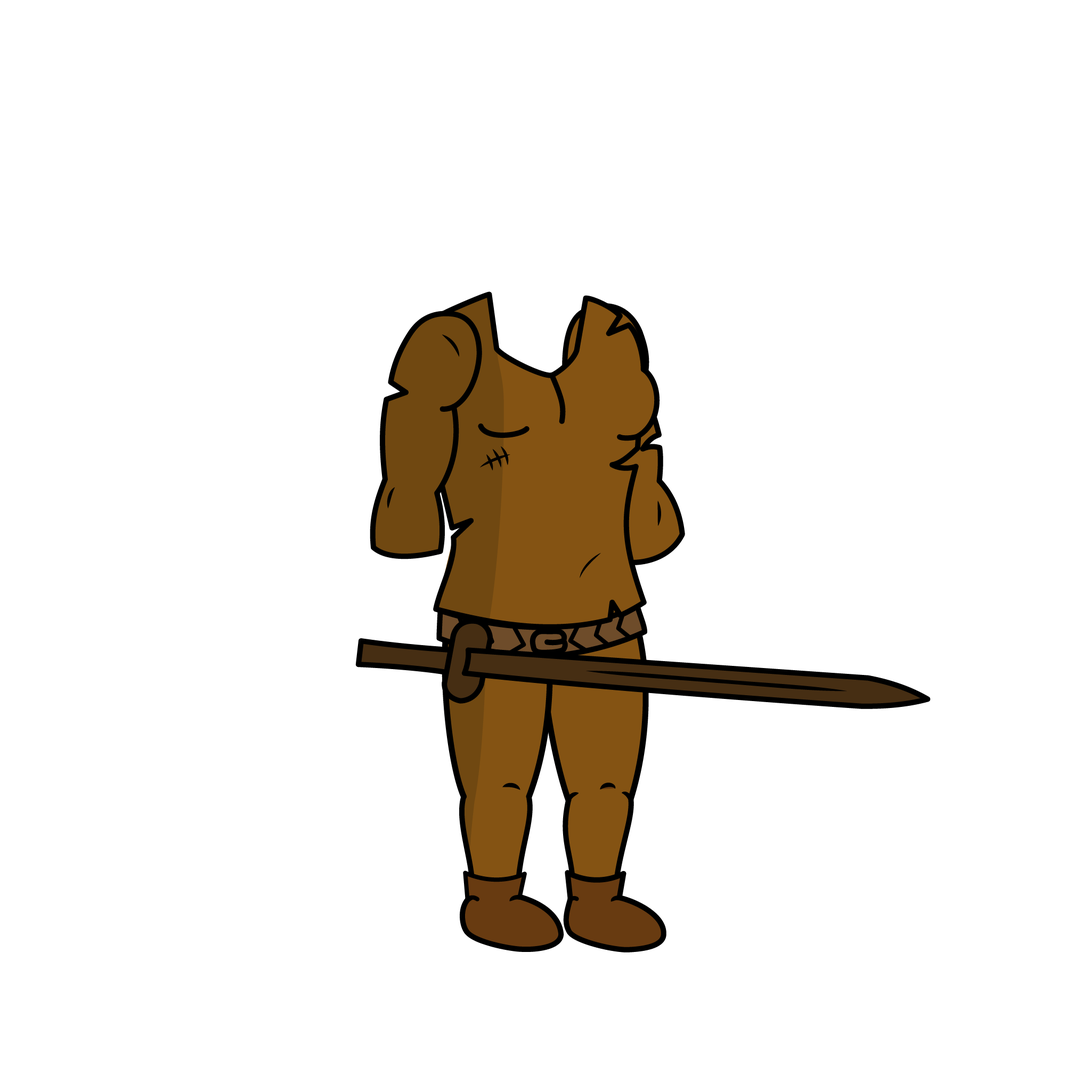
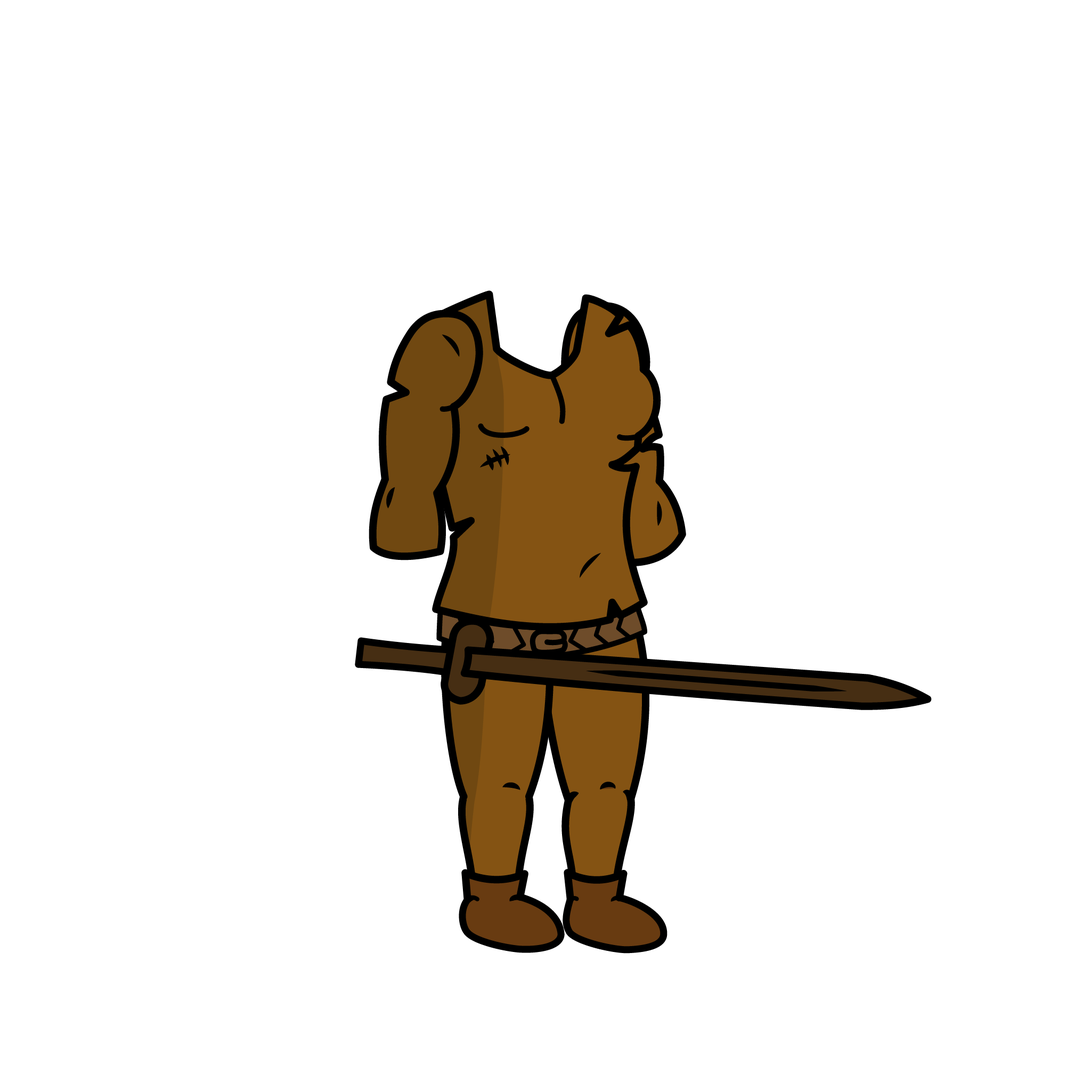
Layer changes from the first 1091 x 1091 image to the second:
painted on "C1 Shoulder_L" over (x1=378, y1=309, x2=484, y2=498)
painted on "C1 Arm_L" over (x1=368, y1=462, x2=447, y2=561)
painted on "Weapon" over (x1=354, y1=617, x2=933, y2=711)
painted on "Chest" over (x1=415, y1=290, x2=662, y2=632)
painted on "P Thigh_L" over (x1=441, y1=571, x2=555, y2=802)
painted on "P Calf_L" over (x1=458, y1=778, x2=535, y2=904)
painted on "P Foot_L" over (x1=458, y1=887, x2=565, y2=954)
painted on "P Thigh_R" over (x1=538, y1=571, x2=650, y2=805)
painted on "P Calf_R" over (x1=561, y1=778, x2=636, y2=904)
painted on "P Foot_R" over (x1=562, y1=886, x2=668, y2=954)
painted on "C1 Shoulder_R" over (x1=561, y1=302, x2=665, y2=511)
painted on "C1 Arm_R" over (x1=622, y1=472, x2=687, y2=567)
